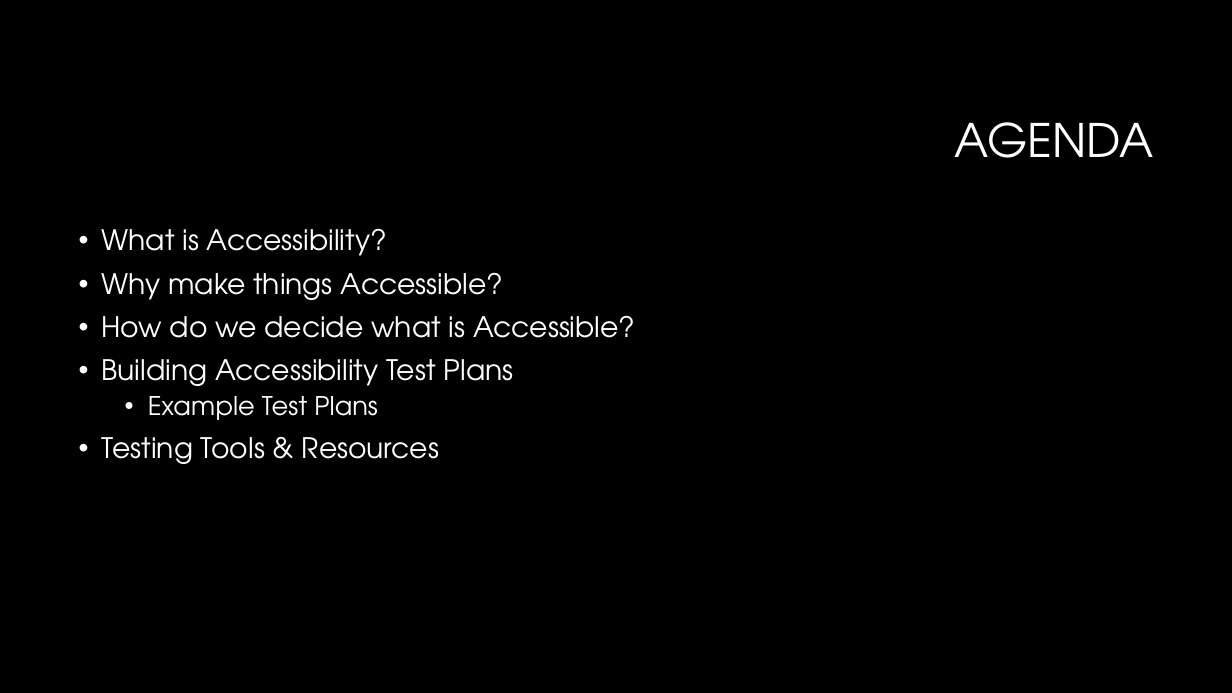
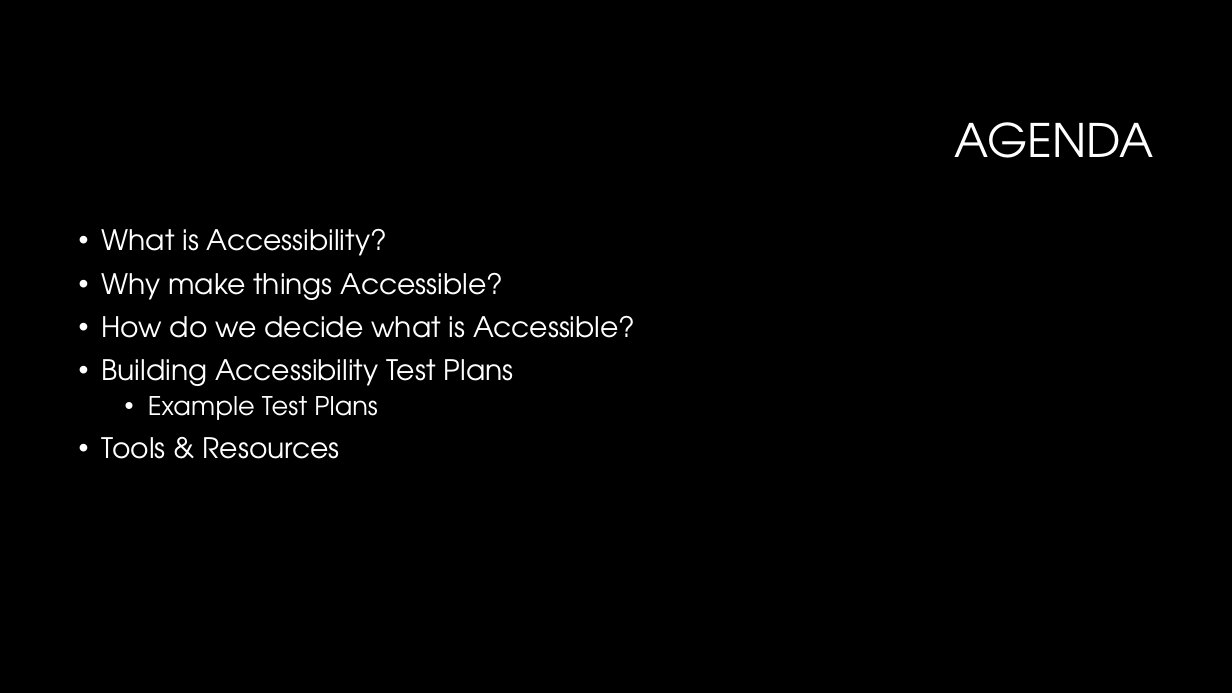
Before and after one commit to CorgiDev/A11y-Materials, a slide deck: slide 2 of Presenations/2023 Presentations/2023_Accessibility Testing.pptx. Drawn at 1232x693 pixels with LibreOffice and Linux fonts; fonts in the diff are those of the drawing; background and template pictures are left out. Boxes give left, top, right and bottom in pixels: in the first picture for what was removed or moved away, otherwise in the second. Text is boxed around its words. In the diff, an @@ line names an element or a change of style, - is before the commit and + after.

```diff
--- a/Presenations/2023 Presentations/2023_Accessibility Testing.pptx
+++ b/Presenations/2023 Presentations/2023_Accessibility Testing.pptx
@@ text at [102,437,340,459]: text changed @@
-• Testing Tools & Resources
+• Tools & Resources
```
Also in this commit, not shown: 1 other slide changed.
